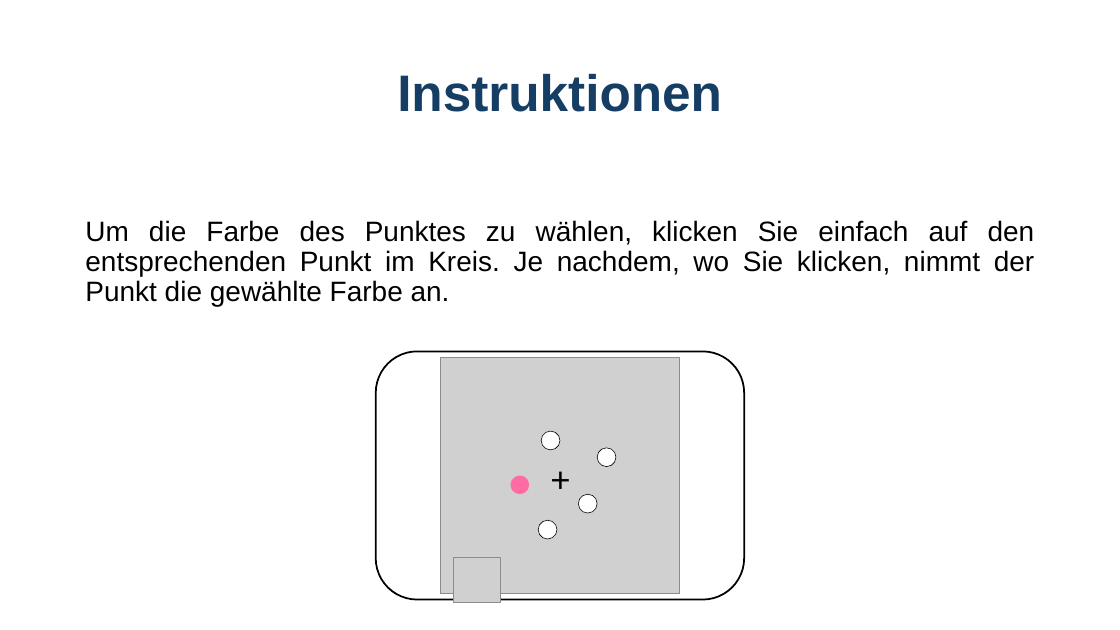
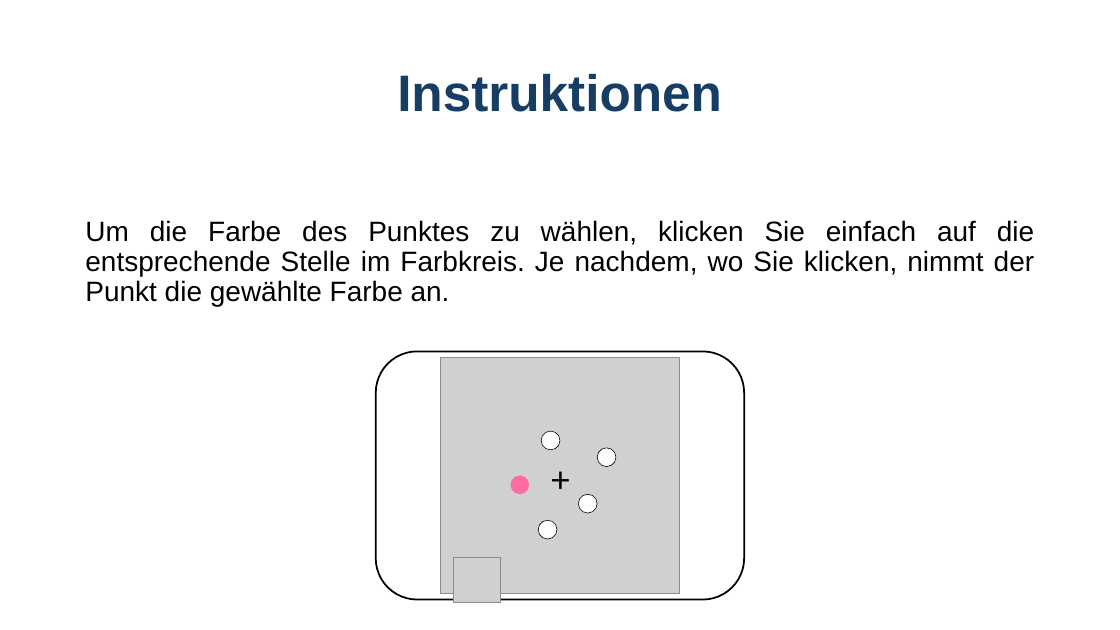
Before and after one commit to GidonFrischkorn/Ambizione-IndividualDifferencesStudy, a slide deck: slide 4 of tasks/color-delayed-estimation/assets/instructions_color_delayed_estimation.pptx. Drawn at 1120x630 pixels with LibreOffice and Linux fonts; fonts in the diff are those of the drawing; grey boxes stand for pictures. Boxes give left, top, right and bottom in pixels: in the first picture for what was removed or moved away, otherwise in the second. Text is boxed around its words. In the diff, an @@ line names an element or a change of style, - is before the commit and + after.

```diff
--- a/tasks/color-delayed-estimation/assets/instructions_color_delayed_estimation.pptx
+++ b/tasks/color-delayed-estimation/assets/instructions_color_delayed_estimation.pptx
@@ text at [85, 220, 1034, 306]: text changed @@
-Um die Farbe des Punktes zu wählen, klicken Sie einfach auf den entsprechenden Punkt im Kreis. Je nachdem, wo Sie klicken, nimmt der Punkt die gewählte Farbe an.
+Um die Farbe des Punktes zu wählen, klicken Sie einfach auf die entsprechende Stelle im Farbkreis. Je nachdem, wo Sie klicken, nimmt der Punkt die gewählte Farbe an.
```
Also in this commit, not shown: 1 other slide changed, 3 other files.
